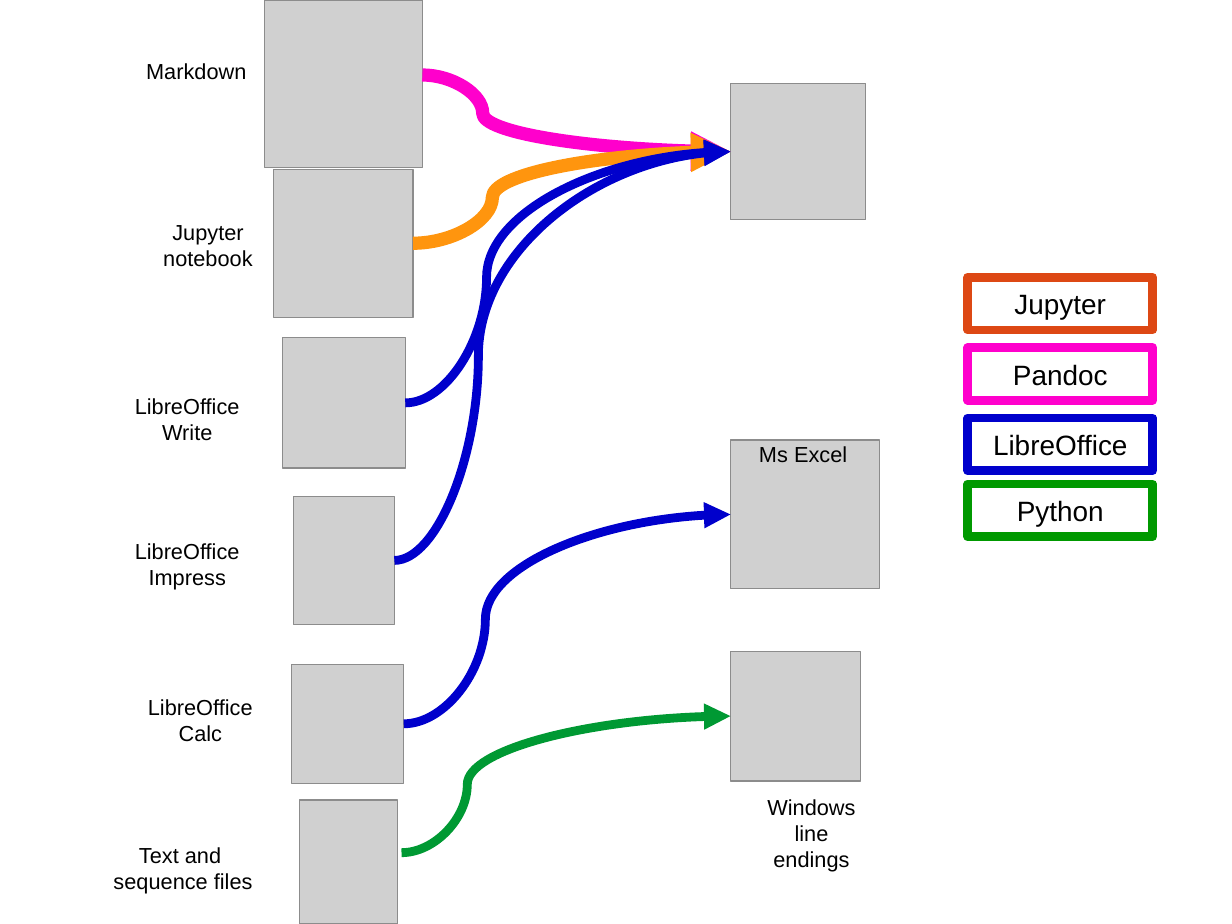
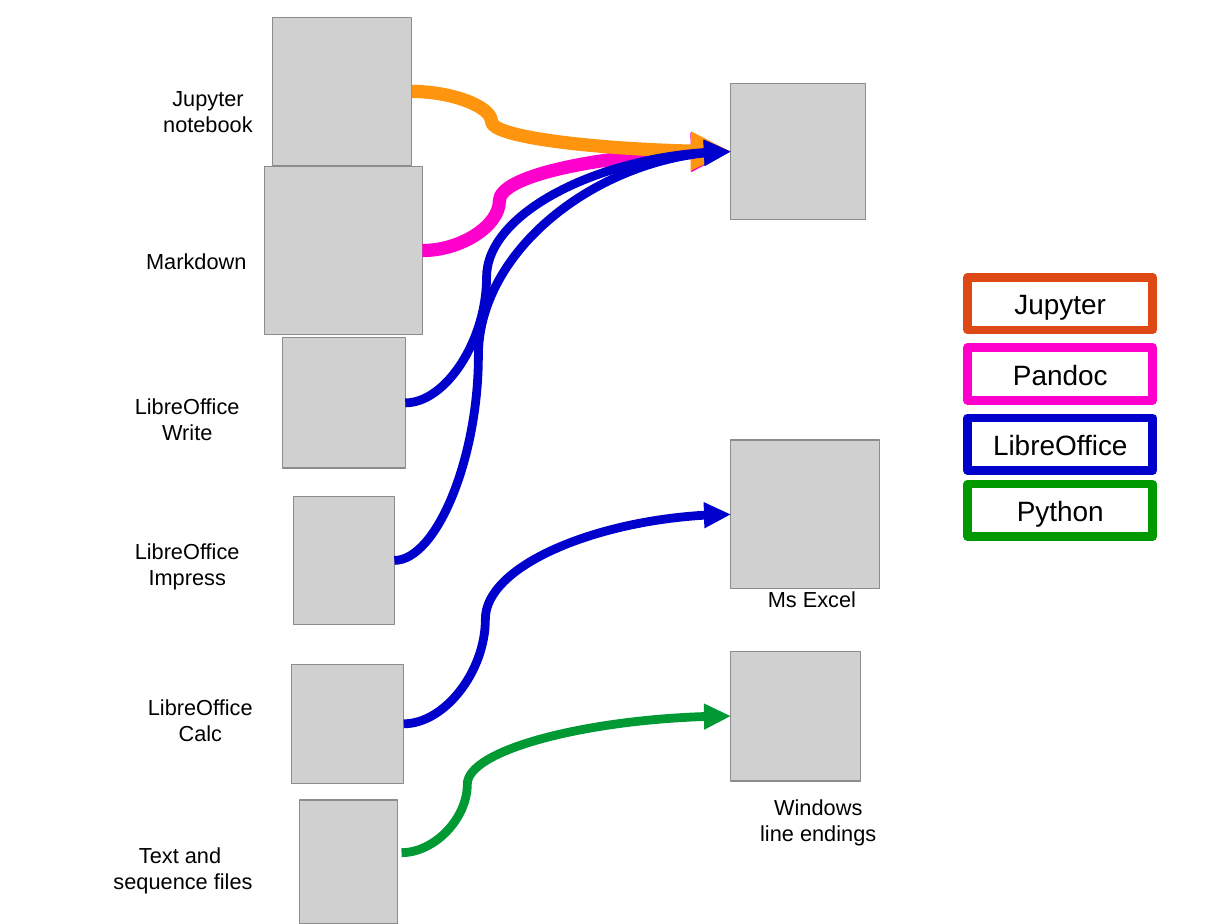
Before and after one commit to BjornFJohansson/AutoSlideProcessor, a slide deck: slide 1 of pictures/scheme.odp. Drawn at 1232x924 pixels with LibreOffice and Linux fonts; fonts in the diff are those of the drawing; grey boxes stand for pictures. Boxes give left, top, right and bottom in pixels: in the first picture for what was removed or moved away, otherwise in the second. Text is boxed around its words. In the diff, an @@ line names an element or a change of style, - is before the commit and + after.

```diff
--- a/pictures/scheme.odp
+++ b/pictures/scheme.odp
@@ picture: place and size @@
-picture at box(274, 170, 413, 318)
+picture at box(273, 18, 411, 165)
@@ text "Jupyter": place and size @@
-text "Jupyter" at box(163, 225, 253, 267)
+text "Jupyter" at box(163, 91, 253, 133)
@@ curved arrow moved from (414, 244) - (731, 152) to (413, 92) - (731, 152) @@
@@ picture: place and size @@
-picture at box(265, 0, 423, 168)
+picture at box(265, 167, 423, 334)
@@ curved arrow moved from (423, 75) - (731, 152) to (423, 250) - (731, 152) @@
@@ text "Markdown": place and size @@
-text "Markdown" at box(146, 63, 246, 80)
+text "Markdown" at box(146, 253, 246, 270)
@@ text "Ms Excel": place and size @@
-text "Ms Excel" at box(759, 446, 847, 462)
+text "Ms Excel" at box(768, 591, 856, 608)
@@ text at box(760, 825, 876, 846): text changed @@
-line
-endings
+line endings
```
Also in this commit, not shown: 2 other files.
